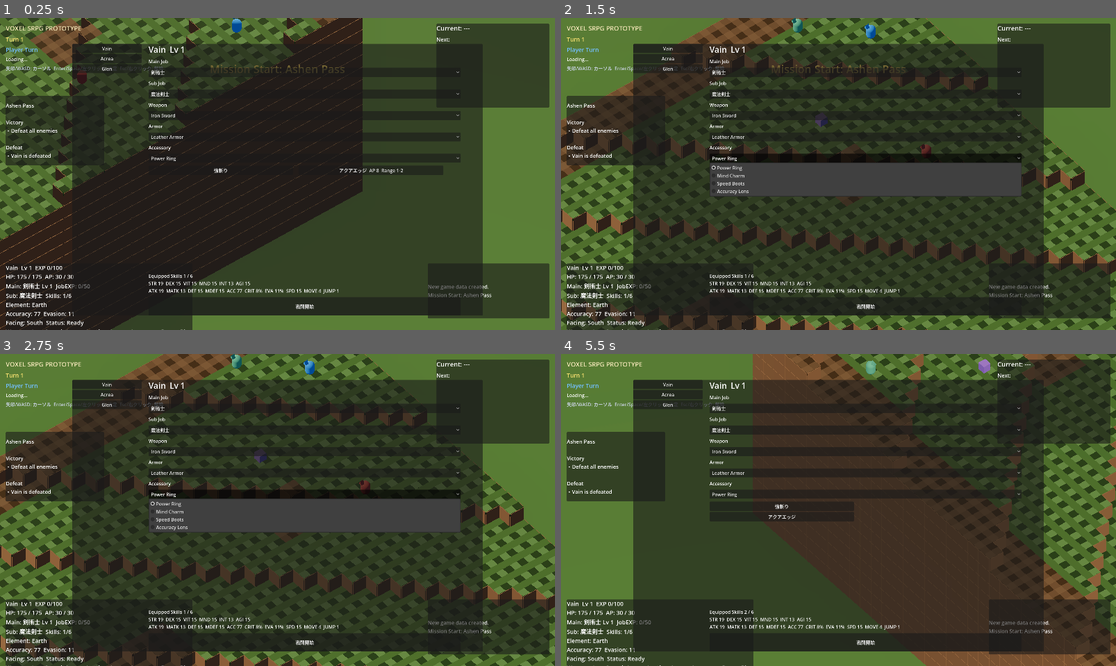
Above: before the commit, frames 1-4 (two rows, left to right).
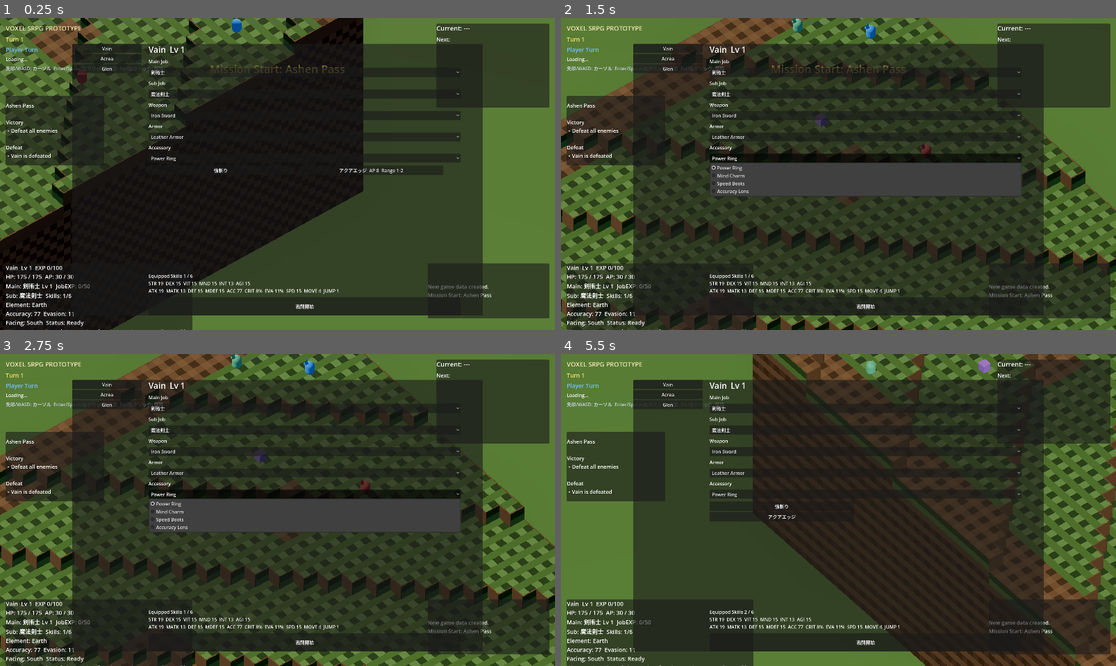
Above: after the commit, the same moments.

Repository: nomtan/srpg-test2
Game: Godot game, scene res://Main.tscn
The game is run twice, just before and just after one commit, with the same random seed, the same clock (stepped at 60 frames per second) and the same inputs.
Inputs (mouse positions are in pixels of both pictures, inside the frame that each line leads up to):
- Up to frame 1 (0.25 s): no input
- Up to frame 2 (1.5 s): tap Enter (ui_accept) at 0.5, 0.77, 1.25 s; move the mouse to (960, 158) at 0.52 s; hold Right (ui_right) 0.53-1.25 s; tap Q at 0.6 s; click (960, 158) at 0.67 s; drag from (727, 189) to (810, 236) at 1.27 s
- Up to frame 3 (2.75 s): tap Enter (ui_accept) at 2 s; move the mouse to (333, 441) at 2.02 s; hold Right (ui_right) from 2.03 s (still down); tap Q at 2.1 s
- Up to frame 4 (5.5 s): release Right (ui_right) at 2.75 s; tap Enter (ui_accept) at 2.75, 3.5, 3.77, 4.25 s; drag from (810, 572) to (672, 463) at 2.77 s; move the mouse to (1005, 556) at 3.52 s; hold Left (ui_left) 3.53-4.25 s; tap Q at 3.6, 5.1 s; drag from (672, 463) to (755, 432) at 4.27 s; move the mouse to (866, 510) at 5.02 s; hold Down (ui_down) from 5.03 s (still down); click (866, 510) at 5.17 s

The runs differ from the first frame. In frame 1, 3.4% of the frame differs, in the area x 0-66%, y 0-100%; in frame 2, 2.5%; in frame 3, 2.5%; in frame 4, 8.1%, in the area x 34-100%, y 0-100%.

Commit message:
[mod] phase16-step3

Diff:
--- a/assets/map/themes/phase16_theme.tres
+++ /dev/null
@@ -1,6 +0,0 @@
-[gd_resource type="Resource" script_class="MapVisualTheme" load_steps=2 format=3]
-
-[ext_resource type="Script" path="res://scripts/map/map_visual_theme.gd" id="1_script"]
-
-[resource]
-script = ExtResource("1_script")
--- /dev/null
+++ b/assets/terrain/lava_plane.tscn
@@ -0,0 +1,20 @@
+[gd_scene load_steps=4 format=3]
+
+[ext_resource type="Shader" path="res://assets/terrain/materials/lava.gdshader" id="1_shader"]
+[ext_resource type="Texture2D" path="res://assets/terrain/textures/terrain_lava_top_01.png" id="2_tex"]
+
+[sub_resource type="ShaderMaterial" id="ShaderMaterial_lava"]
+shader = ExtResource("1_shader")
+shader_parameter/lava_texture = ExtResource("2_tex")
+shader_parameter/scroll_speed = 0.015
+shader_parameter/emission_strength = 2.0
+
+[sub_resource type="PlaneMesh" id="PlaneMesh_lava"]
+size = Vector2(1, 1)
+
+[node name="LavaPlane" type="Node3D"]
+
+[node name="Mesh" type="MeshInstance3D" parent="."]
+transform = Transform3D(1, 0, 0, 0, 1, 0, 0, 0, 1, 0, -0.08, 0)
+mesh = SubResource("PlaneMesh_lava")
+material_override = SubResource("ShaderMaterial_lava")
--- /dev/null
+++ b/assets/terrain/materials/lava.gdshader
@@ -0,0 +1,13 @@
+shader_type spatial;
+render_mode cull_back, diffuse_lambert, specular_disabled;
+
+uniform sampler2D lava_texture : source_color, filter_nearest;
+uniform float scroll_speed : hint_range(0.0, 1.0) = 0.015;
+uniform float emission_strength : hint_range(0.0, 4.0) = 2.0;
+
+void fragment() {
+	vec2 uv = UV + vec2(TIME * scroll_speed, TIME * scroll_speed * 0.3);
+	vec3 color = texture(lava_texture, uv).rgb;
+	ALBEDO = color;
+	EMISSION = color * emission_strength;
+}
--- /dev/null
+++ b/assets/terrain/materials/water.gdshader
@@ -0,0 +1,18 @@
+shader_type spatial;
+render_mode blend_mix, cull_back, diffuse_lambert, specular_disabled;
+
+uniform sampler2D water_texture : source_color, filter_nearest;
+uniform float scroll_speed_a : hint_range(0.0, 1.0) = 0.03;
+uniform float scroll_speed_b : hint_range(0.0, 1.0) = 0.05;
+uniform float distortion : hint_range(0.0, 0.1) = 0.015;
+uniform float water_alpha : hint_range(0.0, 1.0) = 0.8;
+
+void fragment() {
+	vec2 warp = distortion * vec2(sin(TIME * 0.7 + UV.y * 6.0), cos(TIME * 0.6 + UV.x * 6.0));
+	vec2 uv_a = UV + warp + vec2(TIME * scroll_speed_a, TIME * scroll_speed_a * 0.6);
+	vec2 uv_b = UV * 1.3 + warp + vec2(-TIME * scroll_speed_b, TIME * scroll_speed_b * 0.4);
+	vec3 color_a = texture(water_texture, uv_a).rgb;
+	vec3 color_b = texture(water_texture, uv_b).rgb;
+	ALBEDO = mix(color_a, color_b, 0.5);
+	ALPHA = water_alpha;
+}
--- a/assets/terrain/theme_default.tres
+++ b/assets/terrain/theme_default.tres
@@ -1,11 +1,15 @@
-[gd_resource type="Resource" script_class="MapVisualTheme" load_steps=7 format=3]
+[gd_resource type="Resource" script_class="MapVisualTheme" load_steps=11 format=3]
 
 [ext_resource type="Script" path="res://scripts/map/map_visual_theme.gd" id="1_script"]
 [ext_resource type="PackedScene" path="res://assets/terrain/terrain_grass_top_01.glb" id="2_grass"]
 [ext_resource type="PackedScene" path="res://assets/terrain/terrain_dirt_top_01.glb" id="3_dirt"]
 [ext_resource type="PackedScene" path="res://assets/terrain/terrain_stone_top_01.glb" id="4_stone"]
-[ext_resource type="PackedScene" path="res://assets/terrain/terrain_water_plane_01.glb" id="5_water"]
-[ext_resource type="PackedScene" path="res://assets/terrain/terrain_lava_plane_01.glb" id="6_lava"]
+[ext_resource type="PackedScene" path="res://assets/terrain/water_plane.tscn" id="5_water"]
+[ext_resource type="PackedScene" path="res://assets/terrain/lava_plane.tscn" id="6_lava"]
+[ext_resource type="PackedScene" path="res://assets/terrain/terrain_cliff_side_01.glb" id="7_cliff_side"]
+[ext_resource type="PackedScene" path="res://assets/terrain/terrain_cliff_side_top_01.glb" id="8_cliff_side_top"]
+[ext_resource type="PackedScene" path="res://assets/terrain/terrain_cliff_stone_01.glb" id="9_cliff_stone"]
+[ext_resource type="PackedScene" path="res://assets/terrain/terrain_stair_01.glb" id="10_stair"]
 
 [resource]
 script = ExtResource("1_script")
@@ -14,3 +18,7 @@
 stone_top = ExtResource("4_stone")
 water_plane = ExtResource("5_water")
 lava_plane = ExtResource("6_lava")
+stair_block = ExtResource("10_stair")
+cliff_side = ExtResource("7_cliff_side")
+cliff_side_top = ExtResource("8_cliff_side_top")
+cliff_stone = ExtResource("9_cliff_stone")
--- /dev/null
+++ b/assets/terrain/water_plane.tscn
@@ -0,0 +1,22 @@
+[gd_scene load_steps=4 format=3]
+
+[ext_resource type="Shader" path="res://assets/terrain/materials/water.gdshader" id="1_shader"]
+[ext_resource type="Texture2D" path="res://assets/terrain/textures/terrain_water_top_01.png" id="2_tex"]
+
+[sub_resource type="ShaderMaterial" id="ShaderMaterial_water"]
+shader = ExtResource("1_shader")
+shader_parameter/water_texture = ExtResource("2_tex")
+shader_parameter/scroll_speed_a = 0.03
+shader_parameter/scroll_speed_b = 0.05
+shader_parameter/distortion = 0.015
+shader_parameter/water_alpha = 0.8
+
+[sub_resource type="PlaneMesh" id="PlaneMesh_water"]
+size = Vector2(1, 1)
+
+[node name="WaterPlane" type="Node3D"]
+
+[node name="Mesh" type="MeshInstance3D" parent="."]
+transform = Transform3D(1, 0, 0, 0, 1, 0, 0, 0, 1, 0, -0.08, 0)
+mesh = SubResource("PlaneMesh_water")
+material_override = SubResource("ShaderMaterial_water")
--- a/scripts/map/map_visual_theme.gd
+++ b/scripts/map/map_visual_theme.gd
@@ -14,6 +14,8 @@
 @export var stair_block: PackedScene
 @export var stair_top: PackedScene
 @export var cliff_side: PackedScene
+@export var cliff_side_top: PackedScene
+@export var cliff_stone: PackedScene
 @export var cliff_corner: PackedScene
 @export var cliff_corner_outer: PackedScene
 @export var cliff_corner_inner: PackedScene
--- a/scripts/map/voxel_map.gd
+++ b/scripts/map/voxel_map.gd
@@ -31,7 +31,7 @@
 	var top := _instantiate(scene)
 	if top:
 		top.position = Vector3(grid_pos.x + 0.5, float(cell.height), grid_pos.y + 0.5)
-		add_to_layer(top, WATER_LAYER if cell.terrain == "water" else TOP_LAYER)
+		add_to_layer(top, WATER_LAYER if cell.terrain in ["water", "lava"] else TOP_LAYER)
 	else:
 		_create_fallback_top(grid_pos, cell)
 
@@ -42,8 +42,15 @@
 		var neighbor_pos: Vector2i = grid_pos + direction.offset
 		var neighbor := map_data.get_cell(neighbor_pos) if map_data.is_in_bounds(neighbor_pos) else null
 		var neighbor_height: int = neighbor.height if neighbor else 0
-		for level in cell.height - neighbor_height:
-			var side_scene := visual_theme.cliff_side if visual_theme else null
+		var levels_needed := cell.height - neighbor_height
+		var is_stone := cell.terrain in ["stone", "stone_road", "rock", "wall"]
+		for level in levels_needed:
+			var is_top_level := level == levels_needed - 1
+			var side_scene: PackedScene = null
+			if visual_theme:
+				side_scene = visual_theme.cliff_stone if is_stone else visual_theme.cliff_side
+				if is_top_level and not is_stone and visual_theme.cliff_side_top:
+					side_scene = visual_theme.cliff_side_top
 			var side := _instantiate(side_scene)
 			if not side: side = _make_fallback_cliff(cell.terrain)
 			var normal := Vector3(direction.offset.x, 0.0, direction.offset.y)
Not shown, added: assets/terrain/materials/lava.gdshader.uid
Not shown, added: assets/terrain/materials/water.gdshader.uid
Binary file added: assets/terrain/terrain_cliff_side_01.glb
Not shown, added: assets/terrain/terrain_cliff_side_01.glb.import
Binary file added: assets/terrain/terrain_cliff_side_01_terrain_cliff_side_01.png
Not shown, added: assets/terrain/terrain_cliff_side_01_terrain_cliff_side_01.png.import
Binary file added: assets/terrain/terrain_cliff_side_top_01.glb
Not shown, changed: assets/terrain/terrain_cliff_side_top_01.glb.import
Binary file added: assets/terrain/terrain_cliff_side_top_01_terrain_cliff_side_top_01.png
Not shown, changed: assets/terrain/terrain_cliff_side_top_01_terrain_cliff_side_top_01.png.import
Binary file added: assets/terrain/terrain_cliff_stone_01.glb
Not shown, added: assets/terrain/terrain_cliff_stone_01.glb.import
(and 25 more such lines)
